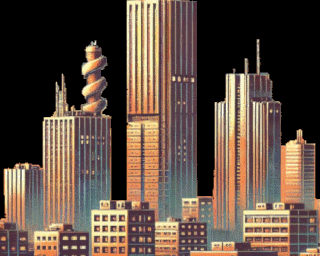
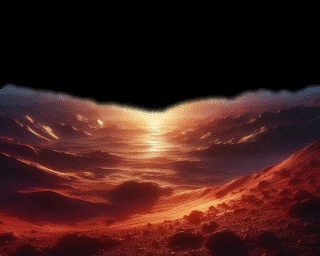
Layers edited between the first and the second (320, 256) image:
added layer "Pasted Layer #1" above "Pasted Layer" over <box>0,0,320,256</box>
painted on "Pasted Layer" over <box>0,0,320,256</box>
